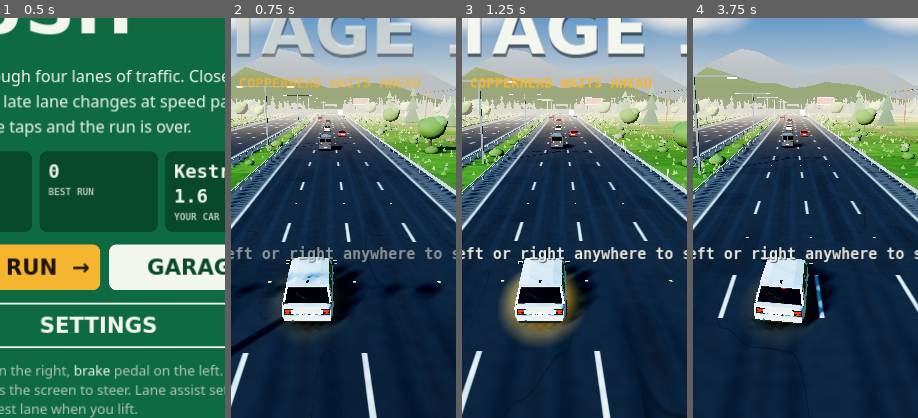
Above: before the commit, frames 1-4 (left to right).
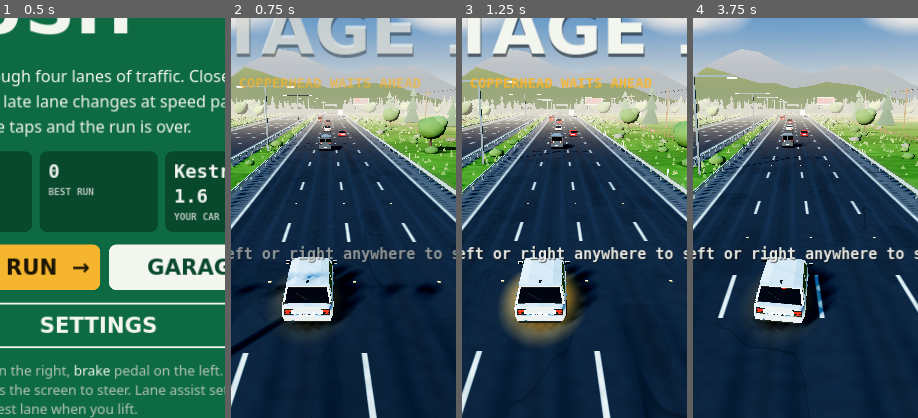
Above: after the commit, the same moments.

Repository: dexdev4/hesigame
Game: Godot game, scene res://scenes/main.tscn
The game is run twice, just before and just after one commit, with the same random seed, the same clock (stepped at 60 frames per second) and the same inputs.
Inputs (mouse positions are % of the whole screen's width and height, from its top left):
- Up to frame 1 (0.5 s): no input
- Up to frame 2 (0.75 s): click "START RUN →" at 0.5 s
- Up to frame 3 (1.25 s): no input
- Up to frame 4 (3.75 s): tap Enter at 1.25 s; move the mouse to (72, 45) at 1.27 s; hold Right 1.28-2 s; tap P at 1.35 s; click (72, 45) at 1.42 s; tap Space at 1.52, 1.82 s; click "CAM" at 2 s; click "II" at 2.75 s; click "RESUME" at 3.5 s
The pictures show only the part of the screen within x 28-78%, y 28-78%; the shares and areas given below are measured in that part.

Frame 1 is identical in both runs. In frame 2, 0.1% of the frame differs, in the area x 23-46%, y 25-76%; in frame 3, 0.1%; in frame 4, 0.1%, in the area x 40-52%, y 24-76%.

Commit message:
Fix inverted tilt steering; glass and paint sheen
- Tilt steering was reversed on real phones (the accelerometer's roll
  sign is opposite to the simulated tilt used in testing). Tilting right
  now steers right. The Tilt direction setting still flips it.
- Glass reflects more at glancing angles, and paint gets a soft rim
  sheen. A custom flake paint shader and a reflection probe were tried
  and dropped: on the Mobile renderer they made paint noisy and dark.

Co-Authored-By: Claude Opus 5.5 <noreply@anthropic.com>
Claude-Session: https://claude.ai/code/session_01V3t6tCQmwGKSinx7jPHTtZ

Diff:
--- a/scripts/car_model.gd
+++ b/scripts/car_model.gd
@@ -86,19 +86,22 @@
 
 
 ## Glossy car paint with a clear coat.
+## Glossy metallic paint with a clear coat.
 static func paint(c: Color) -> StandardMaterial3D:
 	var key := "paint|%s" % c.to_html()
 	if _mats.has(key):
 		return _mats[key]
 	var m := StandardMaterial3D.new()
-	m.albedo_color = c
 	m.albedo_color = c.darkened(0.08)
 	m.metallic = 0.25
 	m.metallic_specular = 0.5
-	m.roughness = 0.32
+	m.roughness = 0.3
 	m.clearcoat_enabled = true
 	m.clearcoat = 1.0
-	m.clearcoat_roughness = 0.08
+	m.clearcoat_roughness = 0.06
+	m.rim_enabled = true  # sheen along panel edges facing away from the light
+	m.rim = 0.12
+	m.rim_tint = 0.6
 	_mats[key] = m
 	return m
 
@@ -983,10 +986,13 @@
 	var key := "glass"
 	if not _mats.has(key):
 		var m := StandardMaterial3D.new()
-		m.albedo_color = Color("#141c25")
-		m.metallic = 0.9
-		m.metallic_specular = 0.8
-		m.roughness = 0.04
+		m.albedo_color = Color("#10161d")
+		m.metallic = 0.85
+		m.metallic_specular = 1.0
+		m.roughness = 0.02
+		m.rim_enabled = true  # brighter reflections at glancing angles, like real glass
+		m.rim = 0.35
+		m.rim_tint = 0.2
 		_mats[key] = m
 	return _mats[key]
 
--- a/scripts/game.gd
+++ b/scripts/game.gd
@@ -1346,7 +1346,7 @@
 
 ## Tilt steering, -1 (full left) .. 1 (full right). 22 degrees is full lock.
 func _tilt_value() -> float:
-	var r := -(_roll() - _tilt_zero) / deg_to_rad(22.0)
+	var r := (_roll() - _tilt_zero) / deg_to_rad(22.0)  # sign matched to real phones (tilt right = steer right)
 	if Save.setting("tilt_invert"):
 		r = -r
 	return 0.0 if absf(r) < 0.06 else clampf(r, -1.0, 1.0)
